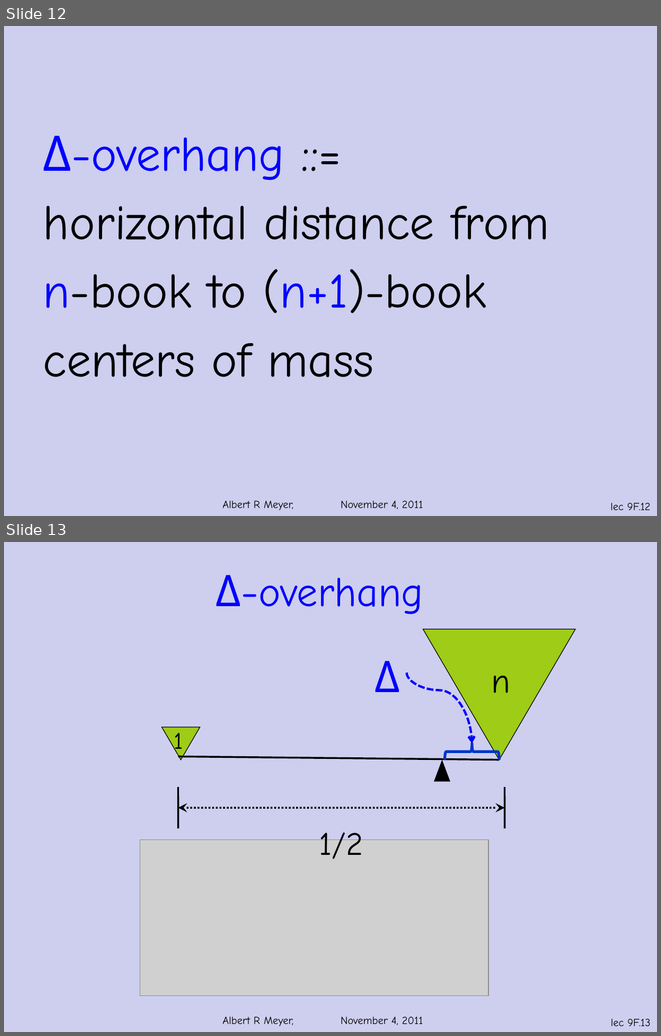
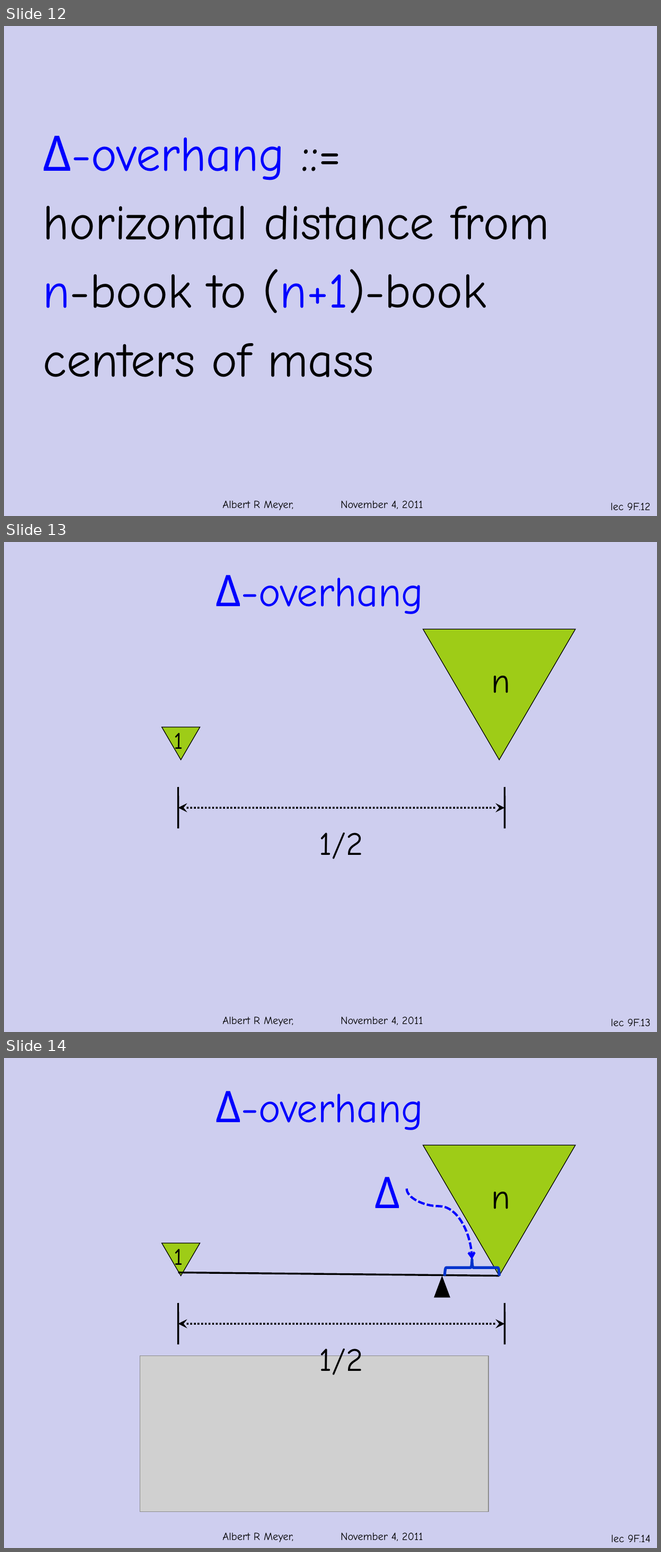
Before and after one commit to armeyer/mcs_web, a slide deck: fall11/slidesF11/slides9f.pptx. Shown one above the other, each under a label of ours: slides 12 and 13 before the commit, slides 12, 13 and 14 after it. The pictures are 661x1036 and 661x1552 pixels, drawn with LibreOffice and Linux fonts; fonts in the diff are those of the drawing; grey boxes stand for pictures; background and template pictures are left out. Boxes give left, top, right and bottom in pixels: in the first picture for what was removed or moved away, otherwise in the second. Text is boxed around its words. In the diff, an @@ line names an element or a change of style, - is before the commit and + after.

```diff
--- a/fall11/slidesF11/slides9f.pptx
+++ b/fall11/slidesF11/slides9f.pptx
@@ slide 13 added at [4, 542, 657, 1032], background #CECEEF; not listed: 2 template elements that a slide beside it also shows @@
@@ text added at [216, 575, 424, 614], 46 pt, text #0000FF @@
+Δ-overhang
@@ triangle added at [423, 629, 575, 759], fill #99CC00 at 90% opacity, outline #000000 0.75 pt @@
@@ text added at [492, 676, 511, 693], 38 pt, text #000000 @@
+n
@@ triangle added at [162, 727, 200, 759], fill #99CC00 at 90% opacity, outline #000000 0.75 pt @@
@@ text added at [174, 733, 183, 756], 26 pt, text #000000 @@
+1
@@ group added at [178, 787, 505, 859]: 2 lines, 1 double arrow, 1 text @@
+1/2
@@ what was slide 13 is now slide 14 @@
@@ page number at [611, 1534, 651, 1542]: text changed @@
-lec 9F.13
+lec 9F.14
```
Also in this commit, not shown: 15 slides changed, 4 other files.
